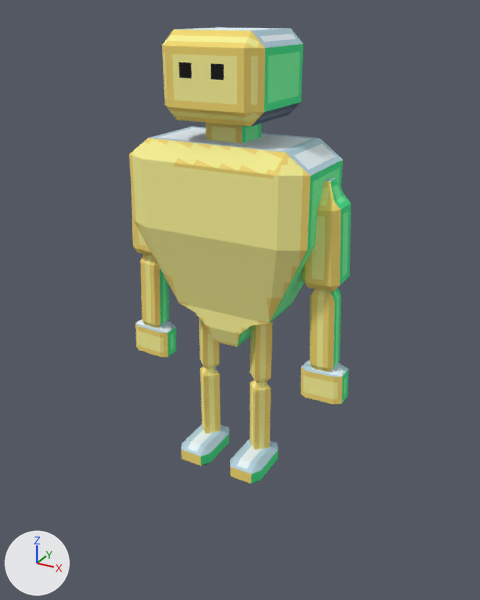
The glTF model _source_assets/generic-player/generic_player.gltf, before and after one commit.
The view is the same before and after, from a camera (50 mm lens) standing at (3.07, -5.46, 2.79) and looking at (0.5, -0.8, 0.46). Lighting does not change. The marker at lower left points along +X, +Y and +Z. The picture after the commit comes second. Where no turn or scale is listed for an object, it has been applied to the vertices.

Names of what the first picture shows: 'beveled_cuboid', 'beveled_cuboid.001', 'beveled_cuboid.002', 'beveled_cuboid.004', 'beveled_cuboid.005', 'beveled_cuboid.006', 'beveled_cuboid.007', 'beveled_cuboid.009', 'beveled_cuboid.010', 'chest', 'hand', 'hand.001' and 2 more.
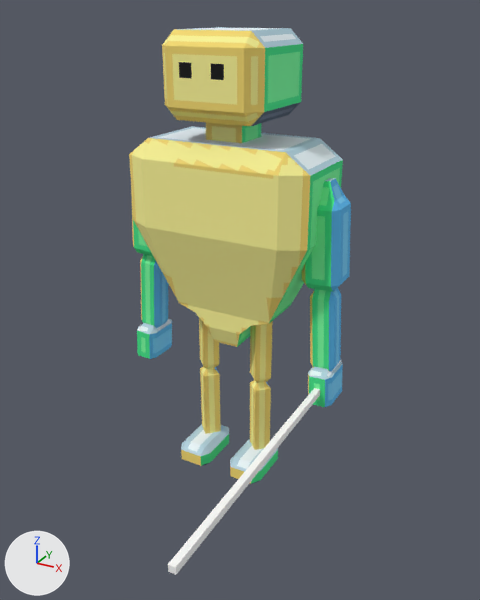
ob_left_arm is not drawn itself; it is the parent of ob_beveled_cuboid_001, ob_left_arm2.
ob_right_arm is not drawn itself; it is the parent of ob_beveled_cuboid_003, ob_right_arm2.

Pixel boxes [x1, y1, x2, y2] of what changed, in the pictures (480 x 600 px):
'beveled_cuboid.001', turned
    both: [302, 178, 351, 292]
'mesh', added
    after: [168, 388, 320, 575]
'beveled_cuboid.002', turned
    before: [310, 288, 341, 372]
    after: [310, 288, 341, 371]
'beveled_cuboid.004', turned
    before: [140, 254, 169, 328]
    after: [140, 254, 168, 328]
'hand', turned
    before: [301, 360, 349, 405]
    after: [308, 360, 343, 407]
'hand.001', turned
    before: [135, 319, 176, 358]
    after: [137, 319, 172, 359]
'beveled_cuboid.003', turned
    both: [131, 189, 153, 256]

The change, as a list of edits to the scene's bpy script:
```text
Add mat_material_1:
    mat_material_1 = principled_material('Material_1')
    mat_material_1.base_color = (1.0, 1.0, 1.0)  # white #ffffff
    mat_material_1.roughness = 1.0
Add me_mesh_5_1:
    me_mesh_5_1.from_pydata([(0.05, -1.81, -0.04), (-0.02, -1.81, -0.04), (-0.04, 1.31, -0.02), (0.02, 1.31, -0.02), (-0.04, 1.31, 0.04), (-0.02, -1.81, 0.02), (0.04, -1.81, 0.02), (0.02, 1.31, 0.04)], [], [(0, 1, 2), (0, 2, 3), (4, 5, 6), (4, 6, 7), (5, 1, 0), (5, 0, 6), (3, 2, 4), (3, 4, 7), (2, 1, 5), (2, 5, 4), (6, 0, 3), (6, 3, 7)])
    me_mesh_5_1.materials.append(mat_material_1)  # white #ffffff
Change ob_left_arm:
    ob_left_arm.rotation_euler: (0.0, 1.522, 0.0) -> (1.554, 1.522, -0.00931)  # degrees (0, 87, 0) -> degrees (89, 87, -0.5)
Change ob_right_arm:
    ob_right_arm.rotation_euler: (0.0, -1.522, 0.0) -> (-1.571, -1.522, 0.0)  # degrees (0, -87, 0) -> degrees (-90, -87, 0)
Add ob_mesh:
    ob_mesh = bpy.data.objects.new('mesh', me_mesh_5_1)
    ob_mesh.location = (1.04, -0.931, -0.634)
```
